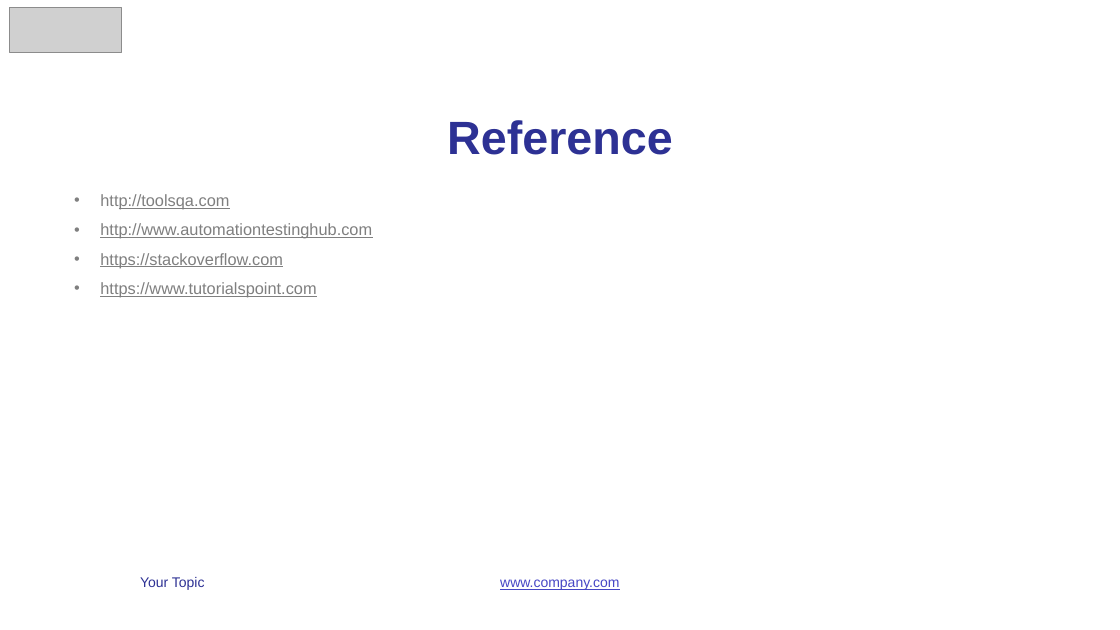
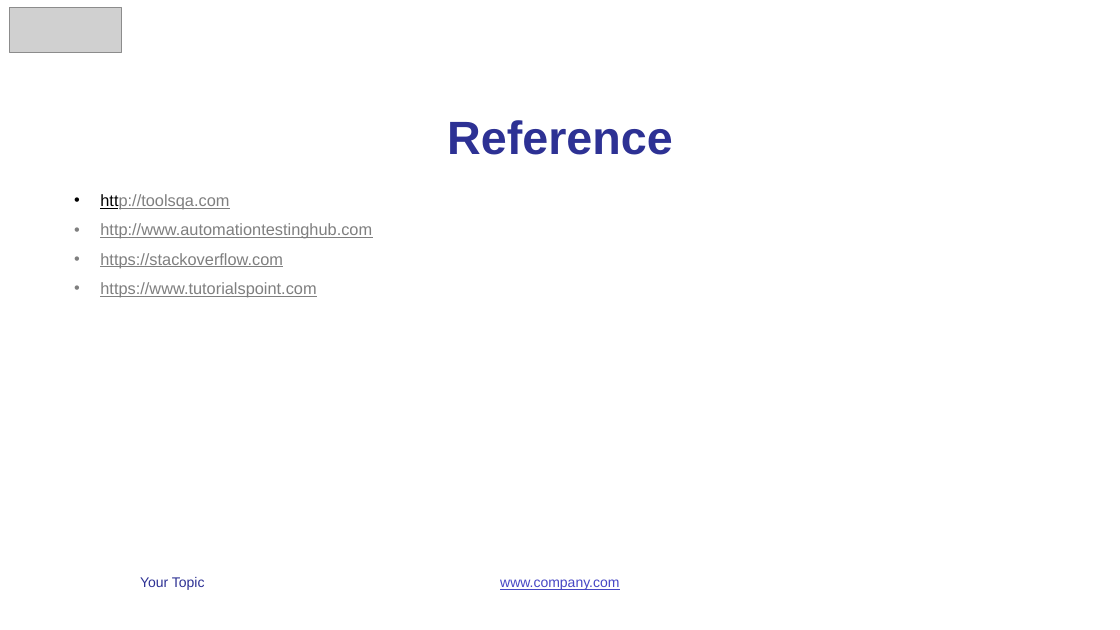
Before and after one commit to vunguyen2588/Cucumber, a slide deck: slide 30 of b4uconference_cucumber_slide.pptx. Drawn at 1120x630 pixels with LibreOffice and Linux fonts; fonts in the diff are those of the drawing; grey boxes stand for pictures. Boxes give left, top, right and bottom in pixels: in the first picture for what was removed or moved away, otherwise in the second. Text is boxed around its words. In the diff, an @@ line names an element or a change of style, - is before the commit and + after.

```diff
--- a/b4uconference_cucumber_slide.pptx
+++ b/b4uconference_cucumber_slide.pptx
@@ text at bbox=[100, 194, 229, 210]: text colour #808080 to #000000, underline on in "http://toolsqa.com" @@
```
Also in this commit, not shown: 8 other slides changed, 4 slides added, 4 slides removed.
